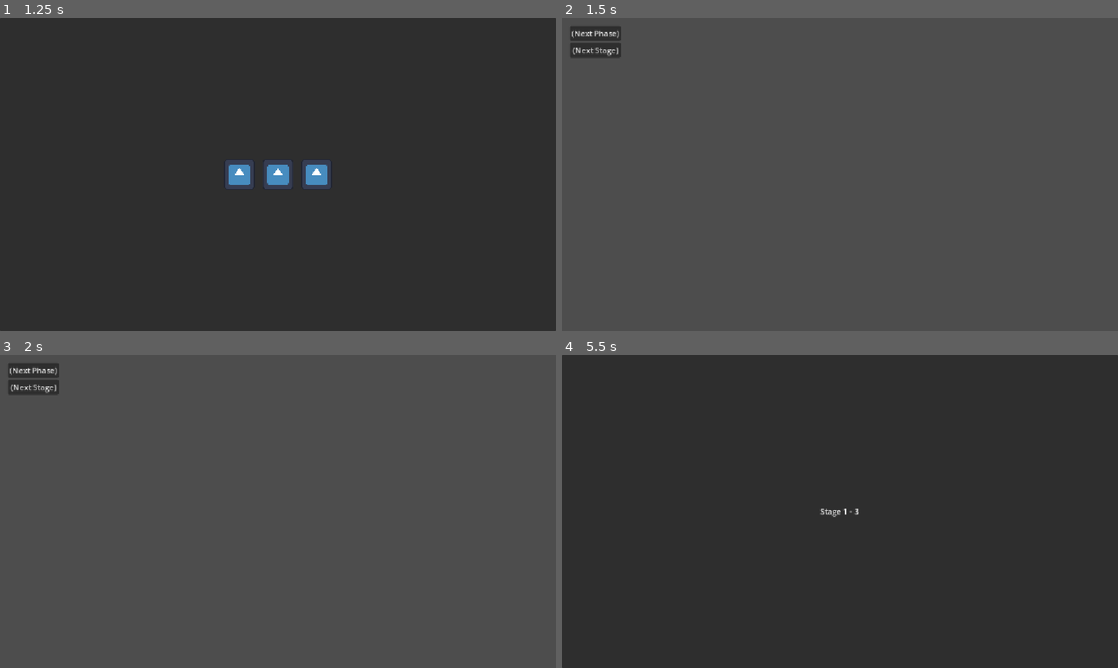
Above: before the commit, frames 1-4 (two rows, left to right).
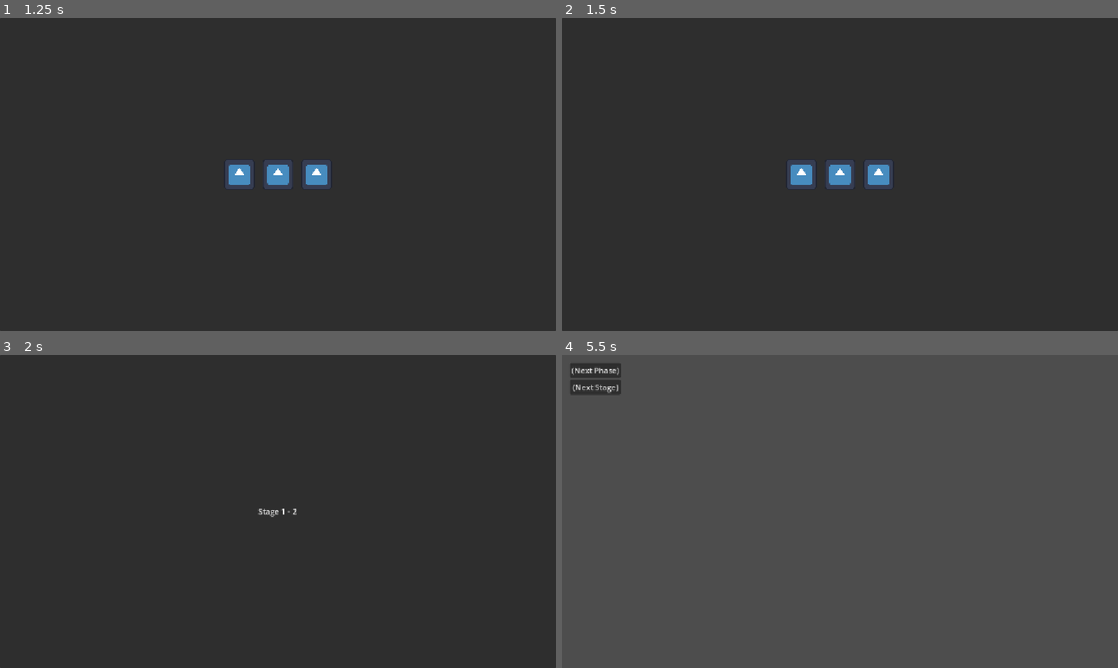
Above: after the commit, the same moments.

Repository: Adnyropast/pwkz-godot-4.7
Game: Godot game, scene res://scenes/stage.tscn
Two runs of this game, one before a commit and one after it. Both use one fixed random seed, a clock stepped at 60 frames per second and the inputs below. The project has no main scene, so this scene is started directly. The engine's default icon, where the game draws it, is replaced by a stand-in: a white triangle on a blue panel in a dark square.
Inputs (mouse positions are in pixels of both pictures, inside the frame that each line leads up to):
- Up to frame 1 (1.25 s): click "(Next Phase)" at 0.5 s
- Up to frame 2 (1.5 s): tap Enter (ui_accept) at 1.25, 1.35 s
- Up to frame 3 (2 s): tap Enter (ui_accept) at 1.52, 1.82 s
- Up to frame 4 (5.5 s): click (595, 370) at 2 s, where only the run before the commit has a clickable "(Next Phase)"; tap Enter (ui_accept) at 2.75, 2.85, 3.02, 3.32, 4.25, 4.35 s; click (595, 386) at 3.5 s, where only the run before the commit has a clickable "(Next Stage)"; click (595, 386) at 5 s, where only the run before the commit has a clickable "(Next Stage)"

Frame 1 is identical in both runs. In frame 2, 99% of the frame differs, in the area x 0-100%, y 0-100%; in frame 3, 99%; in frame 4, 99%.

Commit message:
refactor: navigation, signals etc

Diff:
--- a/globals/StagePhases.gd
+++ b/globals/WorldConstants.gd
@@ -1,5 +1,7 @@
 extends Node
 
+const WORLDS_COUNT: int = 8
+const WORLD_STAGES_COUNT: int = 4
 const PHASES: Array = [
 	# World 1
 
@@ -201,17 +203,5 @@
 	],
 ]
 
-var current_phase: int = 0
-
-func next_phase() -> void:
-	current_phase += 1
-
-	if current_phase >= len(PHASES[Worlds.current_world - 1][Worlds.current_stage - 1]):
-		current_phase = 0
-		Worlds.next_stage()
-	else:
-		var tree: SceneTree = Engine.get_main_loop()
-		tree.change_scene_to_file("res://scenes/stage_inbetween_screen.tscn")
-
-func has_more_phases() -> bool:
-	return current_phase < len(PHASES[Worlds.current_world - 1][Worlds.current_stage - 1]) - 1
+func get_phases_count(world: int, stage: int) -> int:
+	return len(PHASES[world - 1][stage - 1])
--- /dev/null
+++ b/globals/WorldState.gd
@@ -0,0 +1,32 @@
+extends Node
+
+var current_world: int = 1
+var current_stage: int = 1
+var current_phase: int = 0
+
+func next_stage() -> void:
+	current_stage += 1
+
+	if current_stage > WorldConstants.WORLD_STAGES_COUNT:
+		current_world += 1
+		current_stage = 1
+
+		if current_world > WorldConstants.WORLDS_COUNT:
+			current_world = 1
+			current_stage = 1
+
+	Scenes.go_to_stage_start_screen()
+
+func get_phases_count() -> int:
+	return WorldConstants.get_phases_count(current_world, current_stage)
+
+func has_more_phases() -> bool:
+	return current_phase < get_phases_count() - 1
+
+func next_phase() -> void:
+	if has_more_phases():
+		current_phase += 1
+		Scenes.go_to_stage_inbetween_screen()
+	else:
+		current_phase = 0
+		next_stage()
--- a/globals/Worlds.gd
+++ /dev/null
@@ -1,20 +0,0 @@
-extends Node
-
-const WORLDS_COUNT: int = 8
-const WORLD_STAGES_COUNT: int = 4
-var current_world: int = 1
-var current_stage: int = 1
-
-func next_stage() -> void:
-	current_stage += 1
-
-	if current_stage > WORLD_STAGES_COUNT:
-		current_world += 1
-		current_stage = 1
-
-		if current_world > WORLDS_COUNT:
-			current_world = 1
-			current_stage = 1
-
-	var tree: SceneTree = Engine.get_main_loop()
-	tree.change_scene_to_file("res://scenes/stage_start_screen.tscn")
--- a/project.godot
+++ b/project.godot
@@ -16,8 +16,8 @@
 
 [autoload]
 
-Worlds="*uid://bn6ltyeo3484"
-StagePhases="*uid://clmhl2qgfe0ie"
+WorldState="*uid://4pje516f2n4m"
+WorldConstants="*uid://cnis2p8xnc05p"
 
 [display]
 
--- a/scenes/battle_commands_menu.gd
+++ b/scenes/battle_commands_menu.gd
@@ -1,9 +1,10 @@
 extends Control
 
-var stage_node: Node
+signal next_stage_button_pressed
+signal next_phase_button_pressed
 
 func _on_button_next_stage_pressed() -> void:
-	Worlds.next_stage()
+	next_stage_button_pressed.emit()
 
 func _on_button_next_phase_pressed() -> void:
-	stage_node.next_phase()
+	next_phase_button_pressed.emit()
--- a/scenes/battle_text_box.gd
+++ b/scenes/battle_text_box.gd
@@ -1,19 +1,17 @@
 extends Control
 
-var victory: bool
 @onready var label_node: Label = $MarginContainer/PanelContainer/MarginContainer/Label
+signal closed
 
 func _process(_delta: float) -> void:
 	if Input.is_action_just_pressed("ui_accept"):
 		confirm()
 
 func set_victory() -> void:
-	victory = true
 	label_node.text = "You won!"
 	show()
 
 func confirm() -> void:
 	hide()
 
-	if victory:
-		StagePhases.next_phase()
+	closed.emit()
--- a/scenes/stage.gd
+++ b/scenes/stage.gd
@@ -5,13 +5,19 @@
 @onready var commands_menu_node: Node = $HBoxContainer/MarginContainer/BattleCommandsMenu
 @onready var text_box_node: Node = $HBoxContainer/BattleTextBoxContainer/BattleTextBox
 
-func _ready() -> void:
-	commands_menu_node.stage_node = self
+func _on_battle_commands_menu_next_phase_button_pressed() -> void:
+	end_phase()
 
-func next_phase() -> void:
+func _on_battle_commands_menu_next_stage_button_pressed() -> void:
+	WorldState.next_stage()
+
+func _on_battle_text_box_closed() -> void:
+	WorldState.next_phase()
+
+func end_phase() -> void:
 	commands_menu_node.hide()
 
-	if StagePhases.has_more_phases():
-		StagePhases.next_phase()
+	if WorldState.has_more_phases():
+		WorldState.next_phase()
 	else:
 		text_box_node.set_victory()
--- a/scenes/stage.tscn
+++ b/scenes/stage.tscn
@@ -27,3 +27,7 @@
 [node name="BattleTextBox" parent="HBoxContainer/BattleTextBoxContainer" unique_id=929214716 instance=ExtResource("2_gi7kc")]
 visible = false
 layout_mode = 1
+
+[connection signal="next_phase_button_pressed" from="HBoxContainer/MarginContainer/BattleCommandsMenu" to="." method="_on_battle_commands_menu_next_phase_button_pressed"]
+[connection signal="next_stage_button_pressed" from="HBoxContainer/MarginContainer/BattleCommandsMenu" to="." method="_on_battle_commands_menu_next_stage_button_pressed"]
+[connection signal="closed" from="HBoxContainer/BattleTextBoxContainer/BattleTextBox" to="." method="_on_battle_text_box_closed"]
--- a/scenes/stage_inbetween_screen.gd
+++ b/scenes/stage_inbetween_screen.gd
@@ -9,5 +9,4 @@
 		load_phase()
 
 func load_phase() -> void:
-	var tree: SceneTree = Engine.get_main_loop()
-	tree.change_scene_to_file("res://scenes/stage.tscn")
+	Scenes.go_to_stage_scene()
--- a/scenes/stage_start_screen.gd
+++ b/scenes/stage_start_screen.gd
@@ -1,16 +1,18 @@
 extends Control
 
+@onready var world_label: Label = $PanelContainer/HBoxContainer/LabelWorld
+@onready var stage_label: Label = $PanelContainer/HBoxContainer/LabelStage
+
 func _ready() -> void:
-	$PanelContainer/HBoxContainer/LabelWorld.text = str(Worlds.current_world)
-	$PanelContainer/HBoxContainer/LabelStage.text = str(Worlds.current_stage)
+	world_label.text = str(WorldState.current_world)
+	stage_label.text = str(WorldState.current_stage)
 
 	var tween: Tween = create_tween()
-	tween.tween_callback(loadStage).set_delay(3.0)
+	tween.tween_callback(load_stage).set_delay(3.0)
 
 func _process(_delta: float) -> void:
 	if Input.is_action_just_pressed("ui_accept"):
-		loadStage()
+		load_stage()
 
-func loadStage() -> void:
-	var tree: SceneTree = Engine.get_main_loop()
-	tree.change_scene_to_file("res://scenes/stage.tscn")
+func load_stage() -> void:
+	Scenes.go_to_stage_scene()
--- /dev/null
+++ b/static/Scenes.gd
@@ -0,0 +1,15 @@
+extends Node
+
+class_name Scenes
+
+static func go_to_stage_scene() -> void:
+	var tree: SceneTree = Engine.get_main_loop()
+	tree.change_scene_to_file("res://scenes/stage.tscn")
+
+static func go_to_stage_start_screen() -> void:
+	var tree: SceneTree = Engine.get_main_loop()
+	tree.change_scene_to_file("res://scenes/stage_start_screen.tscn")
+
+static func go_to_stage_inbetween_screen() -> void:
+	var tree: SceneTree = Engine.get_main_loop()
+	tree.change_scene_to_file("res://scenes/stage_inbetween_screen.tscn")
Not shown, removed: globals/StagePhases.gd.uid
Not shown, added: globals/WorldConstants.gd.uid
Not shown, added: globals/WorldState.gd.uid
Not shown, removed: globals/Worlds.gd.uid
Not shown, added: static/Scenes.gd.uid
